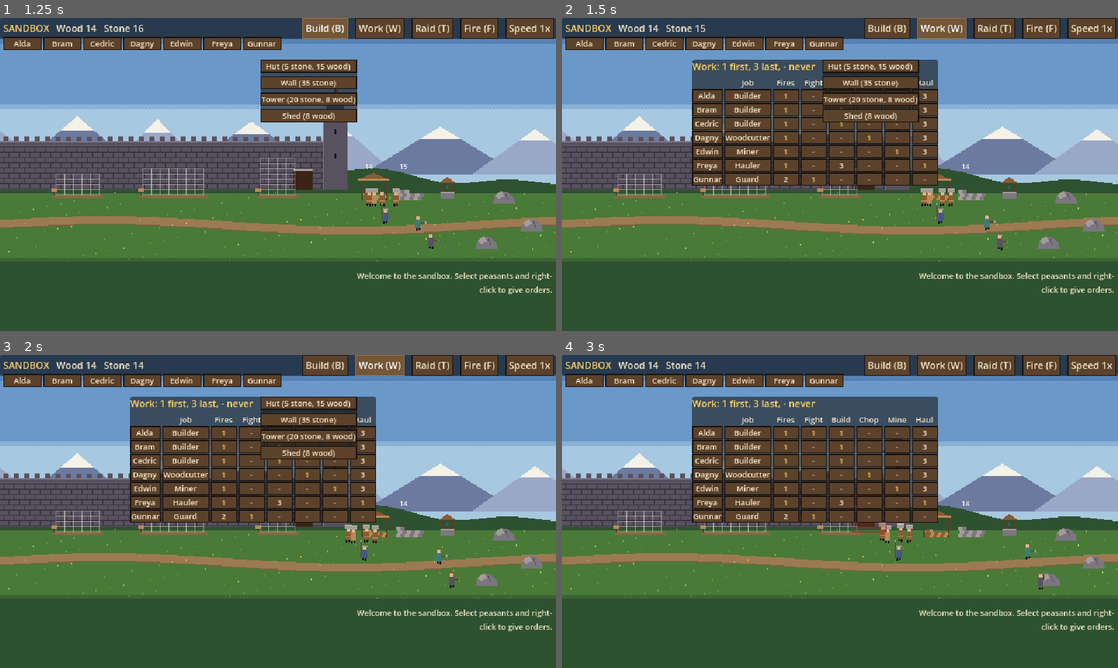
Above: before the commit, frames 1-4 (two rows, left to right).
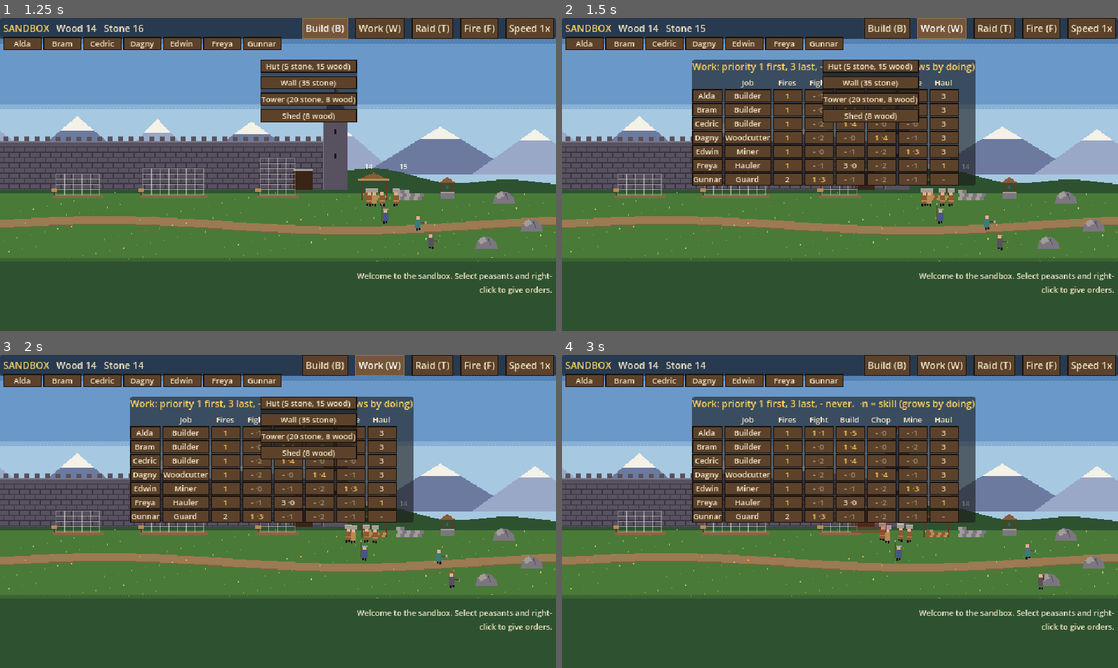
Above: after the commit, the same moments.

Repository: henrikmoepe-del/basebygger
Game: Godot game, scene res://sandbox/sandbox.tscn
The game is run twice, just before and just after one commit, with the same random seed, the same clock (stepped at 60 frames per second) and the same inputs. This scene is started directly instead of the project's main scene.
Inputs (mouse positions are in pixels of both pictures, inside the frame that each line leads up to):
- Up to frame 1 (1.25 s): click "Build (B)" at 0.5 s
- Up to frame 2 (1.5 s): click "Work (W)" at 1.25 s
- Up to frame 3 (2 s): no input
- Up to frame 4 (3 s): click (812, 433) at 2 s, where only the run before the commit has a clickable "-"; click (867, 433) at 2.75 s, where only the run before the commit has a clickable "-"

Frame 1 is identical in both runs. In frame 2, 4.8% of the frame differs, in the area x 28-75%, y 13-54%; in frame 3, 4.8%; in frame 4, 5.6%.

Commit message:
Sandbox: skills that grow by doing the work and make it faster
Co-Authored-By: Claude Opus 5.5 <noreply@anthropic.com>
Claude-Session: https://claude.ai/code/session_01KRfBmN2ZEbarco8VY7eoa6

Diff:
--- a/sandbox/sb_data.gd
+++ b/sandbox/sb_data.gd
@@ -31,6 +31,13 @@
 	"guard": {"name": "Guard", "tunic": Color("#45558a"),
 		"work": {"fight": 1, "firefight": 2}},
 }
+
+## Work that has a skill: it grows by doing it (see sb_peasant.gd `learn`).
+const SKILLED := ["build", "chop", "mine", "fight"]
+const SKILL_MAX := 10
+## Seconds of practice for the next level: BASE + PER_LEVEL * level.
+const SKILL_BASE := 20.0
+const SKILL_PER_LEVEL := 12.0
 
 const JOB_ORDER := ["builder", "woodcutter", "miner", "hauler", "guard"]
 
--- a/sandbox/sb_hud.gd
+++ b/sandbox/sb_hud.gd
@@ -157,7 +157,7 @@
 	var box := VBoxContainer.new()
 	_work.add_child(box)
 	var title := Label.new()
-	title.text = "Work: 1 first, 3 last, - never"
+	title.text = "Work: priority 1 first, 3 last, - never.  ·n = skill (grows by doing)"
 	title.add_theme_color_override("font_color", UiTheme.GOLD)
 	box.add_child(title)
 	_work_grid = GridContainer.new()
@@ -252,9 +252,13 @@
 		_work_grid.add_child(job_button)
 		for w in SbData.WORK:
 			var v: int = p.prio[w]
-			var cell := _button(str(v) if v > 0 else "-", _cycle_one.bind(p, w))
+			var text := str(v) if v > 0 else "-"
+			if p.skill.has(w):
+				text += " ·%d" % p.skill[w]
+			var cell := _button(text, _cycle_one.bind(p, w))
 			_compact(cell)
-			cell.custom_minimum_size = Vector2(30, 0)
+			cell.custom_minimum_size = Vector2(34, 0)
+			cell.tooltip_text = "Priority %s%s. Click to change the priority." % [str(v) if v > 0 else "never", (", skill %d (works at %d%%)" % [p.skill[w], roundi(p.skill_mult(w) * 100.0)]) if p.skill.has(w) else ""]
 			cell.add_theme_color_override("font_color", UiTheme.GOLD if v == 1 else (UiTheme.PARCHMENT if v > 0 else UiTheme.PARCHMENT_DIM))
 			_work_grid.add_child(cell)
 
@@ -388,6 +392,8 @@
 		var w: String = b.get_meta("work")
 		var v: int = first.prio[w]
 		b.text = "%s %s" % [SbData.WORK_NAMES[w], str(v) if v > 0 else "-"]
+		if first.skill.has(w) and world.selected.size() == 1:
+			b.text += " ·%d" % first.skill[w]
 		b.add_theme_color_override("font_color", UiTheme.GOLD if v == 1 else (UiTheme.PARCHMENT if v > 0 else UiTheme.PARCHMENT_DIM))
 	_update_rows()
 
--- a/sandbox/sb_peasant.gd
+++ b/sandbox/sb_peasant.gd
@@ -21,6 +21,10 @@
 var job := "builder"
 ## Work type -> priority (1 first, 3 last, 0 never).
 var prio := {}
+## Skill per kind of work (SbData.SKILLED): level 0-10, and practice
+## towards the next level in seconds.
+var skill := {}
+var practice := {}
 var hp := 10.0
 var max_hp := 10.0
 var downed := false
@@ -51,8 +55,32 @@
 	kind = "peasant"
 	person_name = name_
 	name = name_
+	# A start in their own trade, a little in the others.
+	for w in SbData.SKILLED:
+		skill[w] = randi_range(0, 2)
+		practice[w] = 0.0
 	set_job(job_)
+	for w in SbData.SKILLED:
+		if SbData.JOBS[job_].work.get(w, 0) == 1:
+			skill[w] = randi_range(3, 5)
 	hp = max_hp
+
+
+## How fast the peasant does this work: 0.6 at level 0, 1.0 at 5, 1.4 at 10.
+func skill_mult(work: String) -> float:
+	return 0.6 + 0.08 * float(skill.get(work, 5))
+
+
+## Practice: seconds spent on skilled work raise the skill.
+func learn(work: String, seconds: float) -> void:
+	if not skill.has(work) or skill[work] >= SbData.SKILL_MAX:
+		return
+	practice[work] += seconds
+	var need: float = SbData.SKILL_BASE + SbData.SKILL_PER_LEVEL * skill[work]
+	if practice[work] >= need:
+		practice[work] -= need
+		skill[work] += 1
+		world.announce("%s got better at %s (level %d)." % [person_name, SbData.WORK_NAMES[work].to_lower(), skill[work]])
 
 
 func set_job(job_: String) -> void:
@@ -408,7 +436,8 @@
 		return
 	if _go(site.work_spot(self), delta):
 		_anim = "build"
-		_timer += delta
+		_timer += delta * skill_mult("build")
+		learn("build", delta)
 		if _timer >= PLACE_TIME:
 			_timer = 0.0
 			site.add_block(carrying)
@@ -441,7 +470,9 @@
 		_drop()
 	if _go(thing.work_spot(self), delta):
 		_anim = how
-		var fell: bool = thing.chop(delta) if how == "chop" else thing.mine(delta)
+		var amount := delta * skill_mult(how)
+		learn(how, delta)
+		var fell: bool = thing.chop(amount) if how == "chop" else thing.mine(amount)
 		if fell:
 			_finish_unit()
 
@@ -485,9 +516,11 @@
 		_go(raider.work_spot(self), delta, 1.1)
 		return
 	_anim = "fight"
+	learn("fight", delta)
 	if _cool <= 0.0:
 		_cool = HIT_EVERY
-		raider.damage(3.0 if job == "guard" else (2.0 if drafted else 1.5))
+		var base := 3.0 if job == "guard" else (2.0 if drafted else 1.5)
+		raider.damage(base * skill_mult("fight"))
 
 
 func _do_idle(delta: float) -> void:
--- a/sandbox/tests/test_sandbox.gd
+++ b/sandbox/tests/test_sandbox.gd
@@ -137,6 +137,13 @@
 	await _wait(1.0)
 	_check(w.sites.size() == 3, "a site can be cancelled")
 
+	# 8. Skills grow by doing the work.
+	var miner: Node2D = w.peasants.filter(func(p): return p.job == "miner")[0]
+	var before: int = miner.skill.mine
+	miner.learn("mine", 1000.0)
+	_check(miner.skill.mine == before + 1, "practice raises a skill a level")
+	_check(miner.skill_mult("mine") > miner.skill_mult("build") or miner.skill.mine <= miner.skill.build, "a higher skill works faster")
+
 	_check(_off_band == 0, "nobody leaves the ground band (%d frames off it)" % _off_band)
 	print("ALL PASSED" if _fails == 0 else "%d FAILED" % _fails)
 	quit(1 if _fails > 0 else 0)
